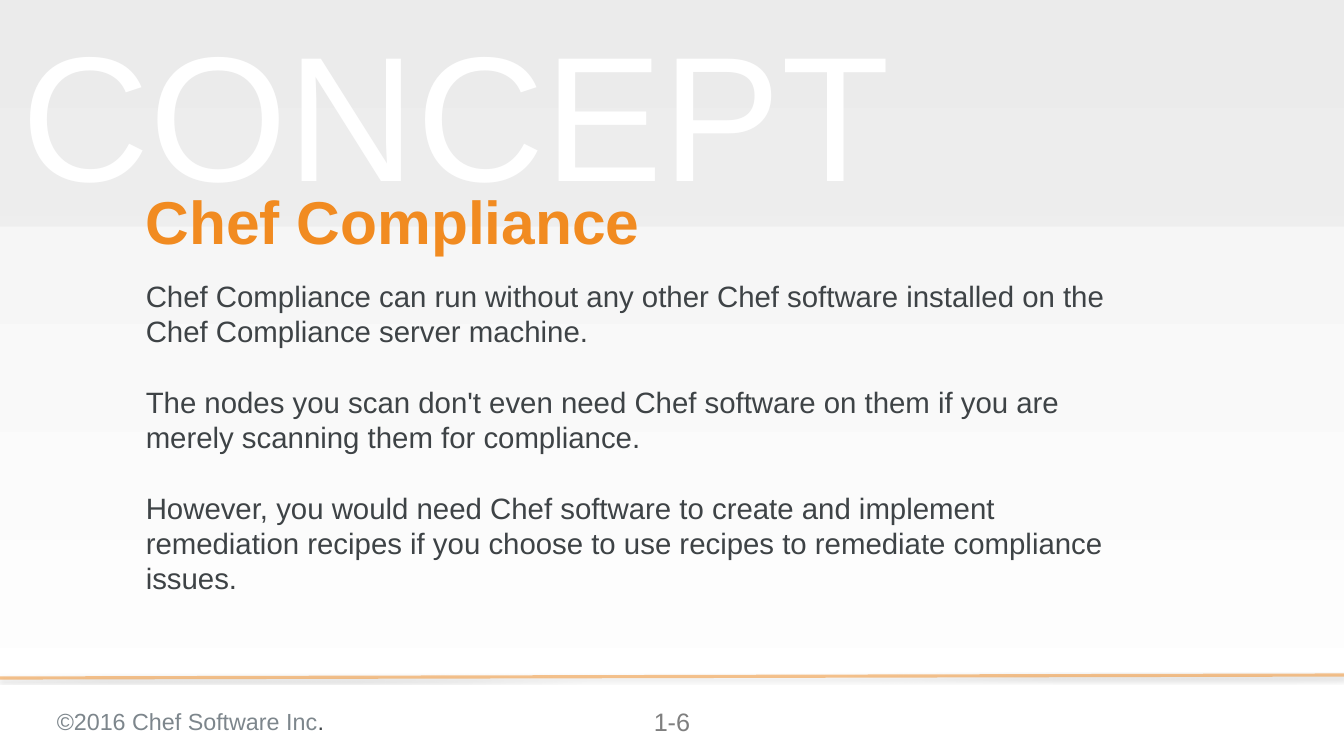
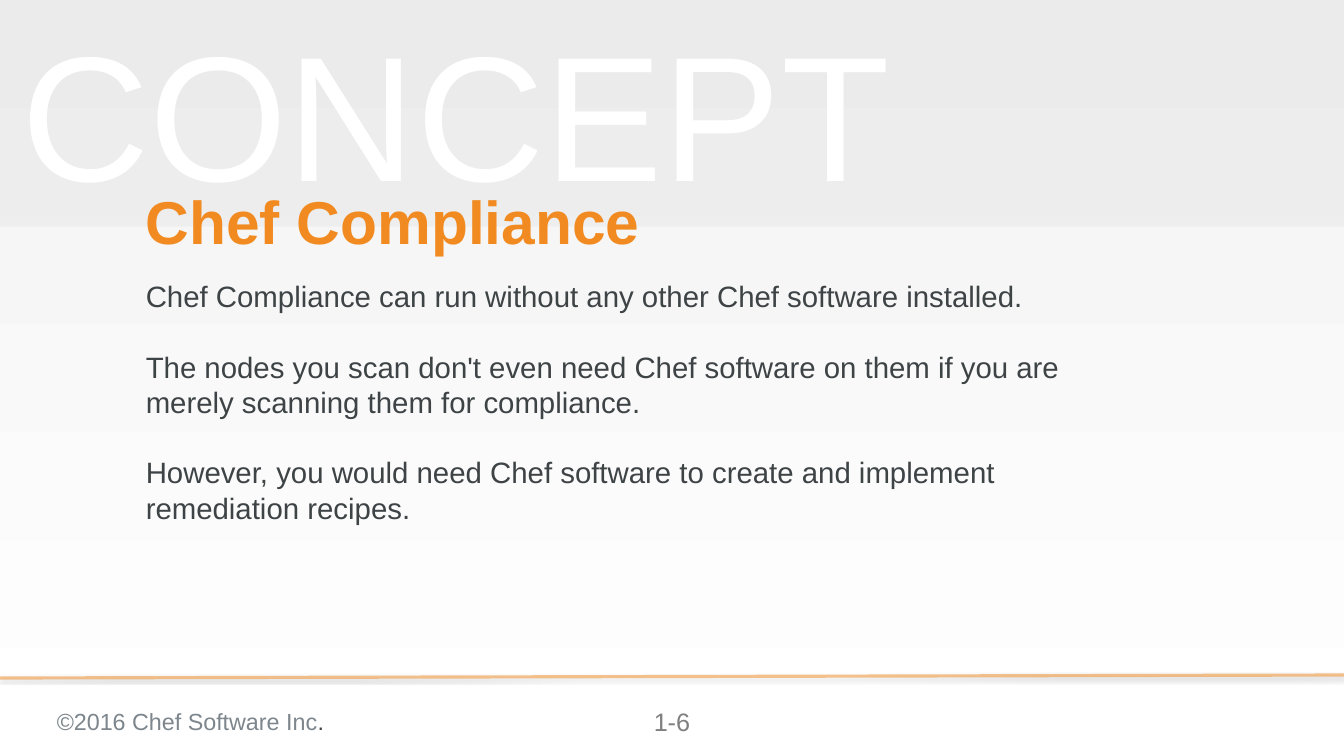
Before and after one commit to bchamby/chef-compliance-installation-configuration-operation, a slide deck: slide 6 of 01-Intro.pptx. Drawn at 1344x756 pixels with LibreOffice and Linux fonts; fonts in the diff are those of the drawing; background and template pictures are left out. Boxes give left, top, right and bottom in pixels: in the first picture for what was removed or moved away, otherwise in the second. Text is boxed around its words. In the diff, an @@ line names an element or a change of style, - is before the commit and + after.

```diff
--- a/01-Intro.pptx
+++ b/01-Intro.pptx
@@ subtitle at [146, 285, 1022, 313]: text changed @@
-Chef Compliance can run without any other Chef software installed on the Chef Compliance server machine.
+Chef Compliance can run without any other Chef software installed.
@@ subtitle at [146, 461, 994, 525]: text changed @@
-However, you would need Chef software to create and implement remediation recipes if you choose to use recipes to remediate compliance issues.
+However, you would need Chef software to create and implement remediation recipes.
```
Also in this commit, not shown: 5 other slides changed, 2 slides added.
